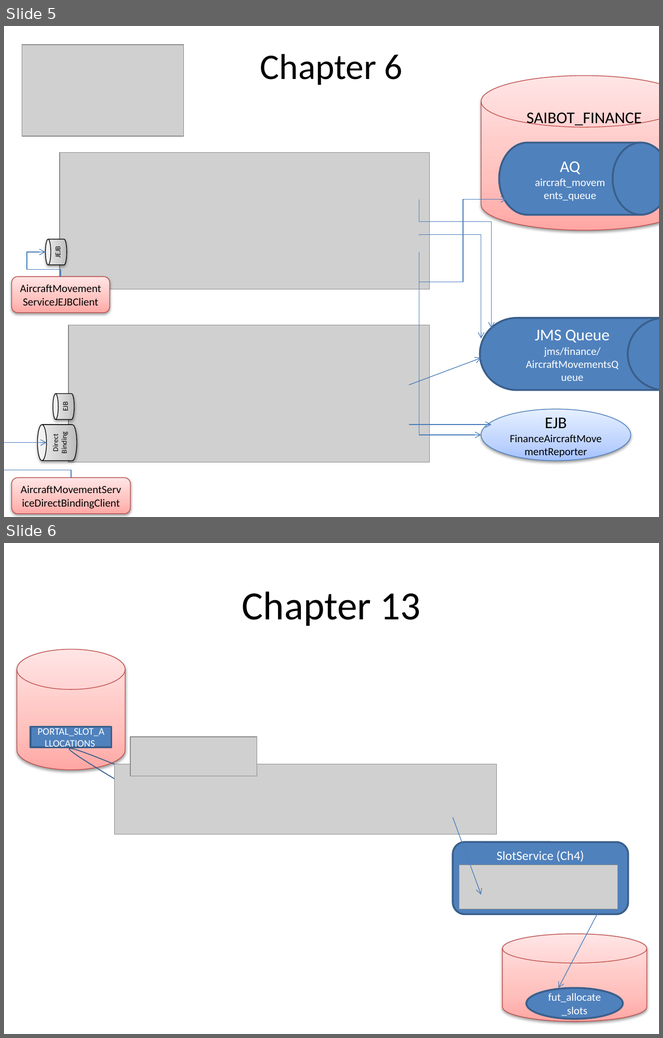
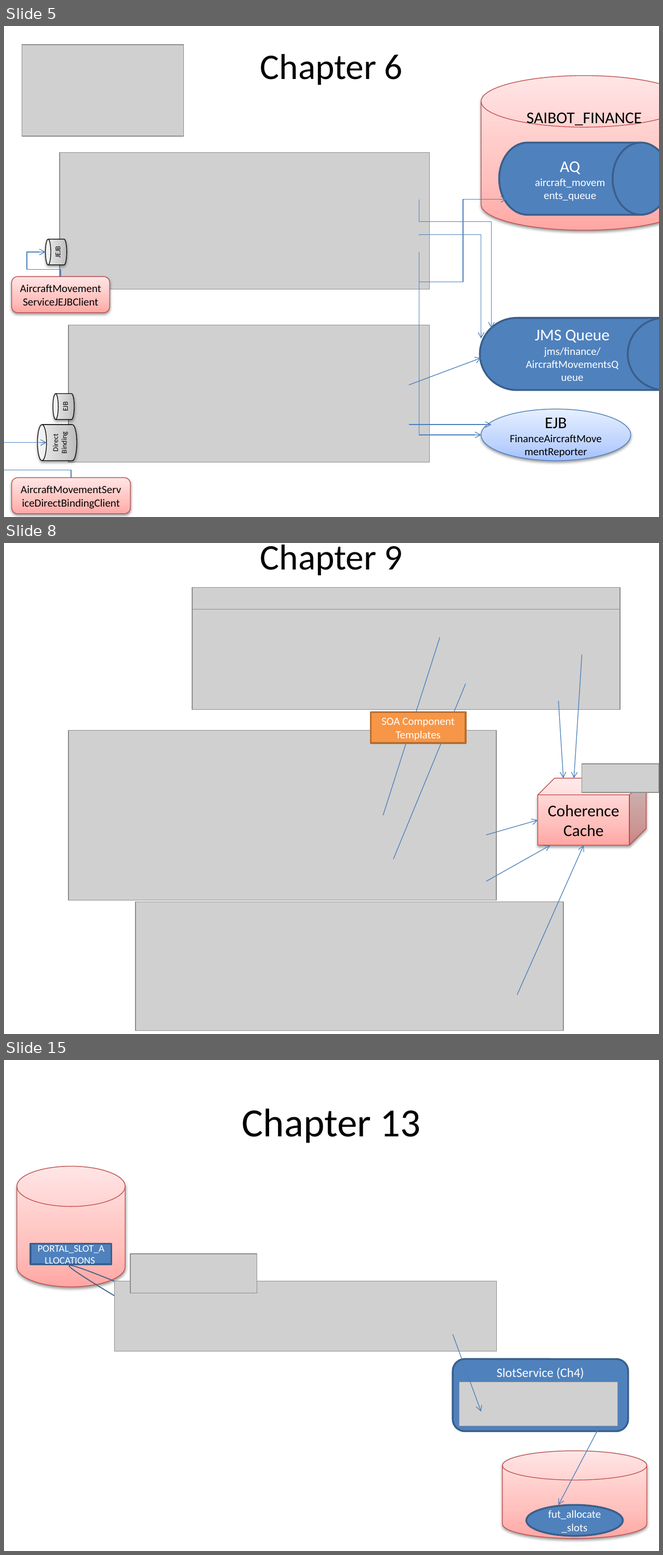
Before and after one commit to lucasjellema/soasuitehandbook, a slide deck: ChapterOverviews_picturesOfService.pptx. Shown one above the other, each under a label of ours: slides 5 and 6 before the commit, slides 5, 8 and 15 after it; the slides between them are not shown. The pictures are 663x1038 and 663x1555 pixels, drawn with LibreOffice and Linux fonts; fonts in the diff are those of the drawing; grey boxes stand for pictures. Boxes give left, top, right and bottom in pixels: in the first picture for what was removed or moved away, otherwise in the second. Text is boxed around its words. In the diff, an @@ line names an element or a change of style, - is before the commit and + after.

Commit message:
Added screenshots for chapters 8-13

```diff
--- a/ChapterOverviews_picturesOfService.pptx
+++ b/ChapterOverviews_picturesOfService.pptx
@@ slide 8 added at [4,543,659,1034], background #FFFFFF @@
@@ title added at [260,545,403,576], 39.6 pt, text #000000 @@
+Chapter 9
@@ picture added at [192,588,620,609] @@
@@ picture added at [192,609,620,709] @@
@@ line added from (440, 637) to (384, 815), #4B7EBC 0.75 pt @@
@@ arrow added from (582, 654) to (574, 778), #4B7EBC 0.75 pt @@
@@ line added from (466, 684) to (393, 860), #4B7EBC 0.75 pt @@
@@ rectangle added at [371,712,466,743], fill #F79646, outline #B76F34 2 pt, 12 pt, text #FFFFFF @@
+SOA Component Templates
@@ arrow added from (558, 701) to (564, 778), #4B7EBC 0.75 pt @@
@@ picture added at [68,730,496,901] @@
@@ picture added at [582,764,659,793] @@
@@ cube added at [538,778,646,845], fill gradient #FFA6A5 to #FFC0BF to #FFE7E7, outline #BF4C48 0.75 pt, 18 pt, text #000000 @@
+Coherence Cache
@@ arrow added from (486, 835) to (538, 820), #4B7EBC 0.75 pt @@
@@ arrow added from (486, 882) to (551, 846), #4B7EBC 0.75 pt @@
@@ arrow added from (517, 995) to (584, 846), #4B7EBC 0.75 pt @@
@@ picture added at [136,902,564,1031] @@
@@ what was slide 6 is now slide 15 @@
```
Also in this commit, not shown: 10 other slides added.
